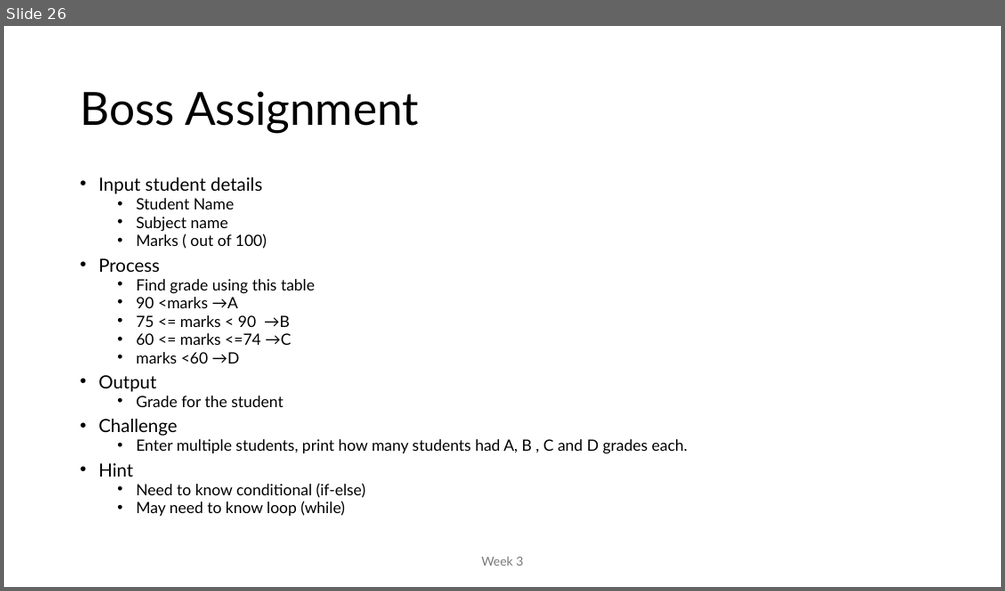
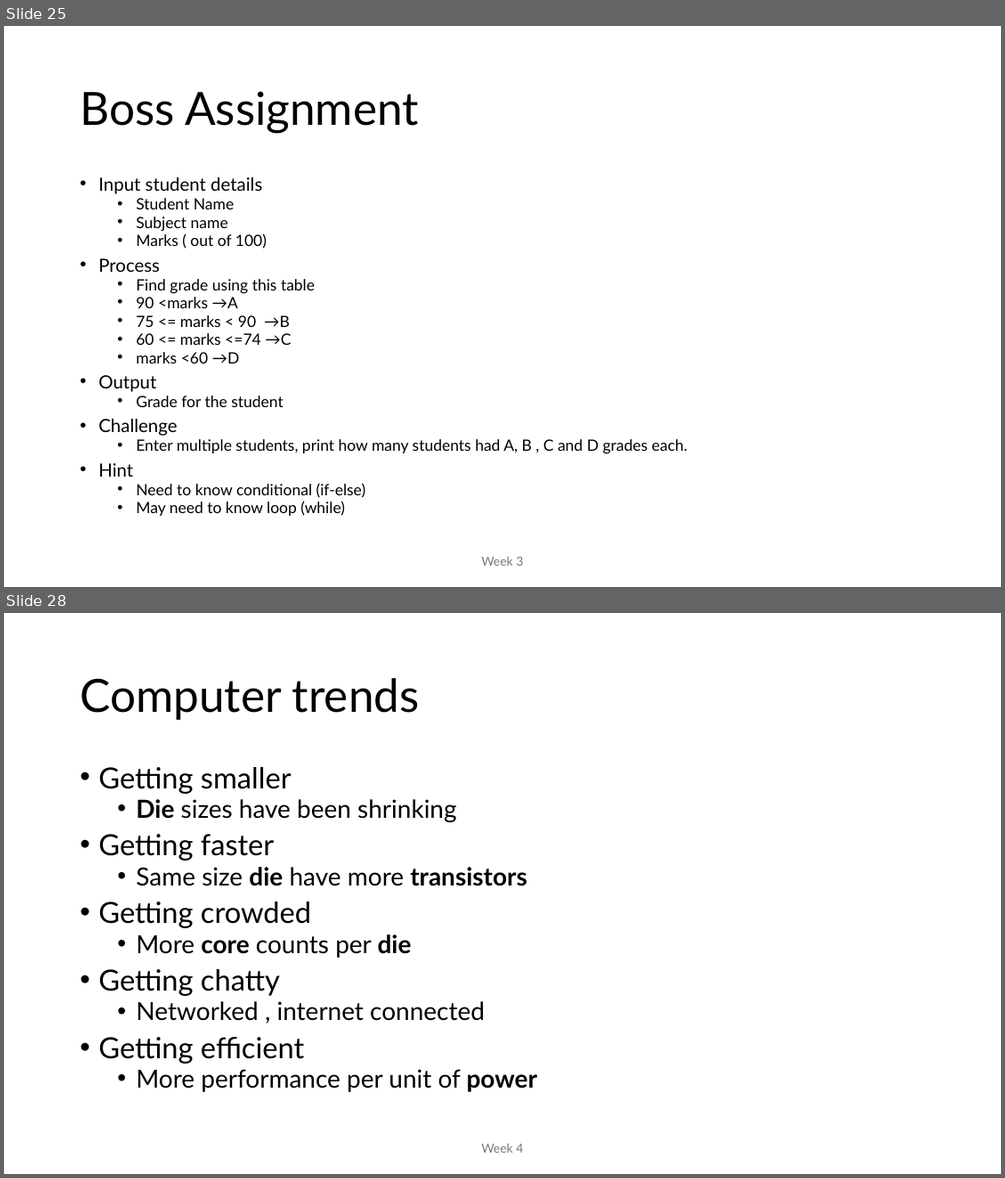
Before and after one commit to MoklaEducation/ems_fall_2025_cpp101, a slide deck: all/Intro to Programming_all.pptx. Shown one above the other, each under a label of ours: slide 26 before the commit, slides 25 and 28 after it; the slides between them are not shown. The pictures are 1005x591 and 1005x1178 pixels, drawn with LibreOffice and Linux fonts; fonts in the diff are those of the drawing. Boxes give left, top, right and bottom in pixels: in the first picture for what was removed or moved away, otherwise in the second. Text is boxed around its words. In the diff, an @@ line names an element or a change of style, - is before the commit and + after.

Commit message:
week 4

```diff
--- a/all/Intro to Programming_all.pptx
+++ b/all/Intro to Programming_all.pptx
@@ slide 28 added at [4,613,1001,1174], background #FFFFFF @@
@@ title added at [80,678,420,720], 44 pt, text #000000 @@
+Computer trends
@@ text added at [98,767,537,1092], 24 pt, text #000000 @@
+• Getting smaller
+  • Die sizes have been shrinking
+• Getting faster
+  • Same size die have more transistors
+• Getting crowded
+  • More core counts per die
+• Getting chatty
+  • Networked , internet connected
+• Getting efficient
+  • More performance per unit of power
@@ text added at [481,1143,523,1152], 12 pt, text #797979 @@
+Week 4
@@ what was slide 26 is now slide 25 @@
```
Also in this commit, not shown: 3 slides changed, 12 other slides added, 1 slide removed, 4 other files.
